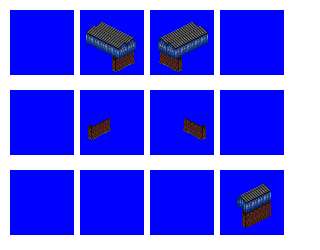
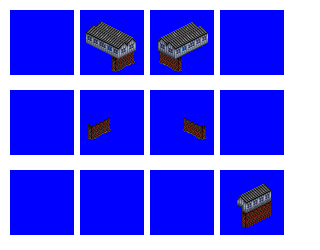
Layers edited between the first and the second w=320, h=250 image:
added layer "tipple bluish grey" above "legs" over box(86, 27, 271, 213)
renamed "tipple" to "tipple grey", hid it, moved it above "legs", painted on it over box(86, 27, 271, 213)
